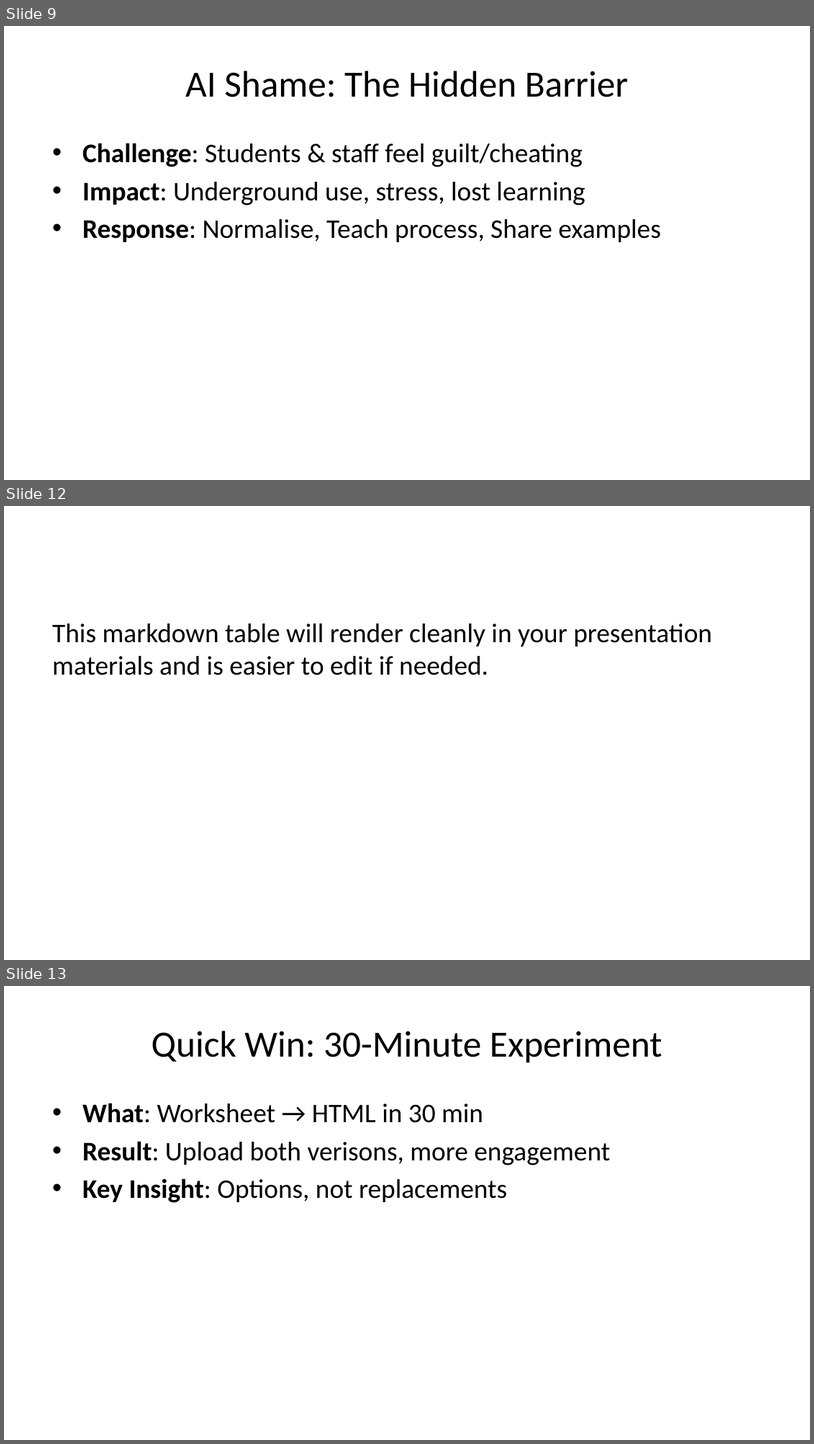
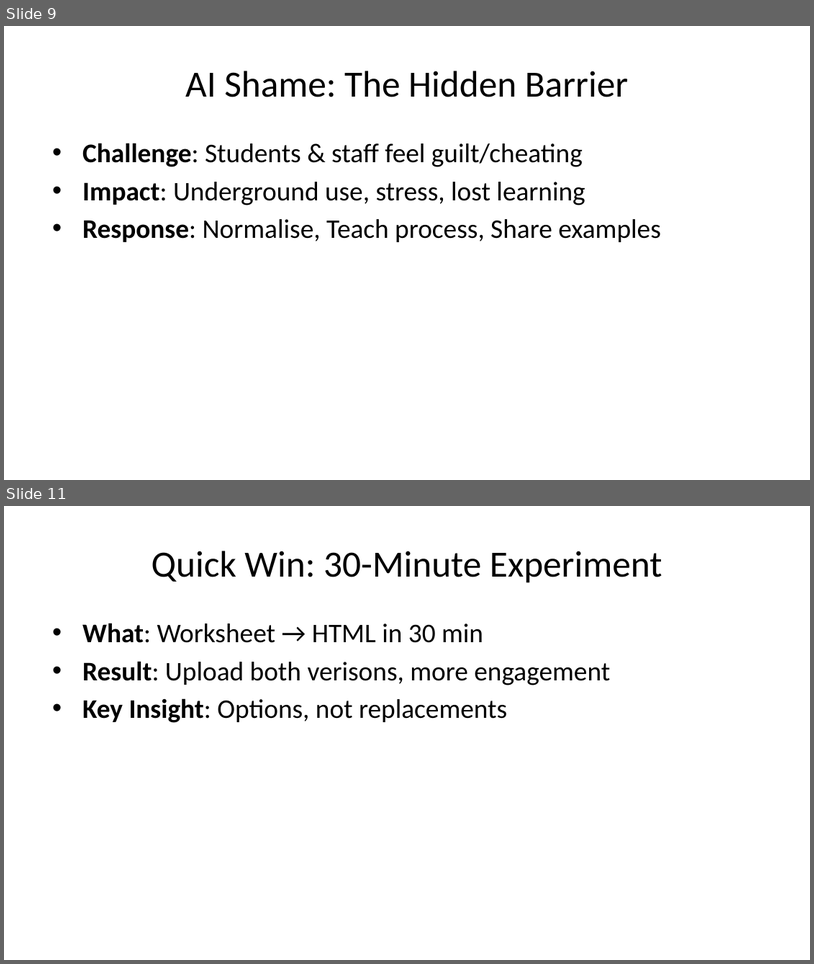
Before and after one commit to michael-borck/AI-in-the-Curriculum, a slide deck: cl-ai-in-the-curriculum.pptx. Shown one above the other, each under a label of ours: slides 9, 12 and 13 before the commit, slides 9 and 11 after it; the slides between them are not shown. The pictures are 814x1444 and 814x964 pixels, drawn with LibreOffice and Linux fonts; fonts in the diff are those of the drawing. Boxes give left, top, right and bottom in pixels: in the first picture for what was removed or moved away, otherwise in the second. Text is boxed around its words. In the diff, an @@ line names an element or a change of style, - is before the commit and + after.

```diff
--- a/cl-ai-in-the-curriculum.pptx
+++ b/cl-ai-in-the-curriculum.pptx
@@ slide 12 removed at (4,506,810,960), background #FFFFFF @@
@@ text removed at (52,623,712,675) @@
-This markdown table will render cleanly in your presentation materials and is easier to edit if needed.
@@ what was slide 13 is now slide 11 @@
```
Also in this commit, not shown: 1 slide changed, 1 other slide removed, 4 other files.
